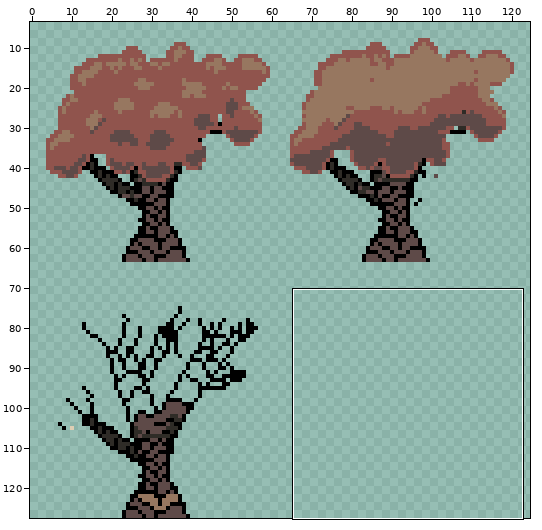
File history of a pixel-art file, assets/enviroment/tree.ase. The first picture is a wide view before the edit; the outline marks the close-up.
Close-up. As it was:
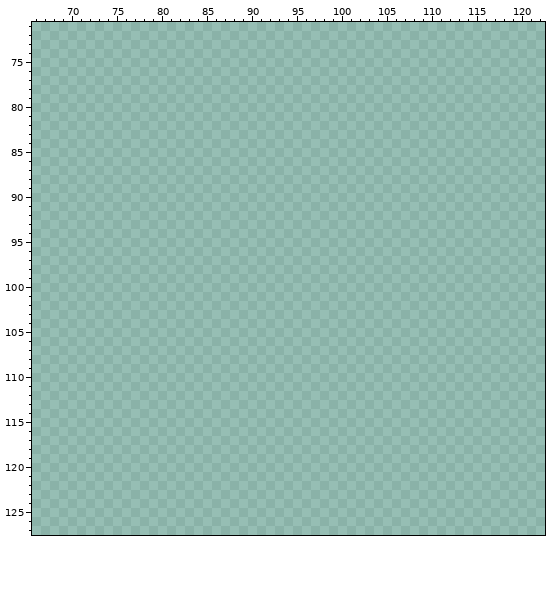
128x128 pixels, 1 frame. Shown: x 66..122, y 71..127. The wide view leaves out empty margins. The commit also changed other parts of the picture, which this record leaves out.
After the commit:
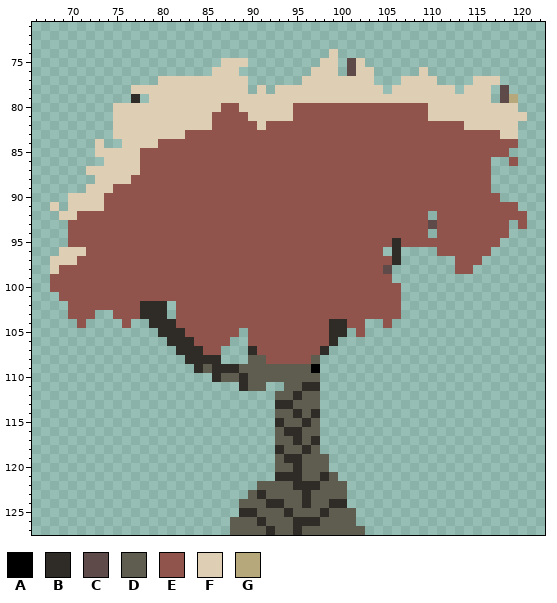
Palette (. is transparent): A #000000  B #2f2c27  C #5e4a48  D #5f5d4f  E #90544d  F #deceb4  G #b6a87b
From old to new:
Changed rows in their new state; - is an unchanged pixel.
Layers "leaves", "body":
first column x 68:
 74 -------------------------------F---------------------
 75 -------------------FFF--------FF-CF------------------
 76 ------------------FFF--------FFF-CFF-----F-----------
 77 ------------FFFFFFFFFF------FFFFFFFF---FFFF----FFF---
 78 ---------FFFFFFFFFFFFF-F-FFFFFFFFFFFF-FFFFFFF-FFF-C--
 79 ---------B-FFFFFFFFFFFFFFFFFFFFFFFFFFFFFFFFFFFFFF-CG-
 80 -------FFFFFFFFFFFFEEFFFFFFEEEEEEEEEEEEEEEFFFFFFFFFF-
 81 -------FFFFFFFFFFFEEEEFFFFFEEEEEEEEEEEEEEEFFFFFFFFFFF
 82 -------FFFFFFFFFFFEEEEEFEEEEEEEEEEEEEEEEEEEEEEFFFFFF-
 83 -------FFFFFFFFEEEEEEEEEEEEEEEEEEEEEEEEEEEEEEEEEEEFF-
 84 -----F--FFFFEEEEEEEEEEEEEEEEEEEEEEEEEEEEEEEEEEEEEEEE-
 85 -----FFFFFEEEEEEEEEEEEEEEEEEEEEEEEEEEEEEEEEEEEEEEEE--
 86 ------FFFFEEEEEEEEEEEEEEEEEEEEEEEEEEEEEEEEEEEEEEE--E-
 87 ----FFFFFFEEEEEEEEEEEEEEEEEEEEEEEEEEEEEEEEEEEEEEE----
 88 -----FFFFEEEEEEEEEEEEEEEEEEEEEEEEEEEEEEEEEEEEEEEE----
 89 ----FFFEEEEEEEEEEEEEEEEEEEEEEEEEEEEEEEEEEEEEEEEEE----
 90 --FFFFEEEEEEEEEEEEEEEEEEEEEEEEEEEEEEEEEEEEEEEEEEEE---
 91 F-FFFFEEEEEEEEEEEEEEEEEEEEEEEEEEEEEEEEEEEEEEEEEEEEEE-
 92 -FFEEEEEEEEEEEEEEEEEEEEEEEEEEEEEEEEEEEEEEE-EEEEEEEEEE
 93 --EEEEEEEEEEEEEEEEEEEEEEEEEEEEEEEEEEEEEEEECEEEEEEEE-E
 94 --EEEEEEEEEEEEEEEEEEEEEEEEEEEEEEEEEEEEEEEE-EEEEEEEE--
 95 --EEEEEEEEEEEEEEEEEEEEEEEEEEEEEEEEEEEEBEEEEEEEEEEE---
 96 -FFFEEEEEEEEEEEEEEEEEEEEEEEEEEEEEEEEE-B----EEEEEE----
 97 FFFEEEEEEEEEEEEEEEEEEEEEEEEEEEEEEEEEEEB------EEE-----
 98 FEEEEEEEEEEEEEEEEEEEEEEEEEEEEEEEEEEEEC-------EE------
 99 EEEEEEEEEEEEEEEEEEEEEEEEEEEEEEEEEEEEEE---------------
100 EEEEEEEEEEEEEEEEEEEEEEEEEEEEEEEEEEEEEEE--------------
101 -EEEEEEEEEEEEEEEEEEEEEEEEEEEEEEEEEEEEEE--------------
102 --EEEEEEEEBBB-EEEEEEEEEEEEEEEEEEEEEEEEE--------------
103 --EEE--EEEBBB-EEEEEEEEEEEEEEEEEEEEEEEEE--------------
104 ---E----E--BBBEEEEEEEEEEEEEEEEEBBEE--E---------------
105 ------------BBBEEEEEE-EEEEEEEEEBB-E------------------
106 -------------BBBEEEE--EEEEEEEEEB---------------------
107 --------------BBBEE---BEEEEEEEB----------------------
108 ---------------BBBB---DDEEEEED-----------------------
109 ----------------BDBBBDDDDDDDDA-----------------------
110 ------------------BDDBDDDDDDDD-----------------------
111 ---------------------BDD--DDBB-----------------------
112 -------------------------DDBDD-----------------------
113 -------------------------BBDDD-----------------------
114 -------------------------DDBDB-----------------------
115 -------------------------BDDBD-----------------------
116 -------------------------DBBDD-----------------------
117 -------------------------DDBDB-----------------------
118 -------------------------BDDBD-----------------------
119 -------------------------DBBDDD----------------------
120 -------------------------DDBDDD----------------------
121 -------------------------BBBDDBD---------------------
122 -----------------------DDDDBBBDDD--------------------
123 ----------------------DBDDDDBDDDD--------------------
124 ---------------------DDDBBDDBDDBB--------------------
125 ---------------------BBDDDBDDDBDDD-------------------
126 --------------------DDDBDDDBBBDDDD-------------------
127 --------------------DDDDBDDBDDDDDDD------------------
